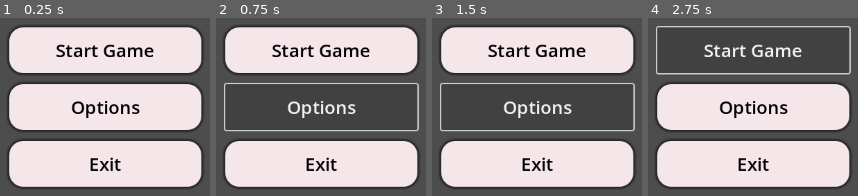
Above: before the commit, frames 1-4 (left to right).
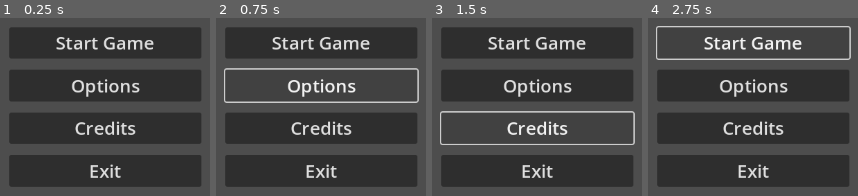
Above: after the commit, the same moments.

Repository: Gitdrasil/Gitdrasil
Game: Godot game, scene res://main_menu.tscn
Same seed, same stepped clock (60 frames per second), same inputs: the game is played once before the commit and once after it.
Inputs (mouse positions are in pixels of both pictures, inside the frame that each line leads up to):
- Up to frame 1 (0.25 s): no input
- Up to frame 2 (0.75 s): click "Options" at 0.5 s
- Up to frame 3 (1.5 s): click (537, 128) at 1.25 s, where only the run after the commit has a clickable "Credits"
- Up to frame 4 (2.75 s): click "Start Game" at 2 s

The runs differ from the first frame. In frame 1, 76% of the frame differs, in the area x 3-97%, y 4-96%; in frame 2, 56%; in frame 3, 57%; in frame 4, 58%.

Commit message:
right before trying built in script

Diff:
--- a/prat/new-game-project/main_menu.tscn
+++ b/prat/new-game-project/main_menu.tscn
@@ -1,12 +1,4 @@
-[gd_scene load_steps=2 format=3 uid="uid://cw37svrh6rmfx"]
-
-[sub_resource type="StyleBoxFlat" id="StyleBoxFlat_a00og"]
-bg_color = Color(0.961654, 0.900738, 0.916336, 1)
-corner_radius_top_left = 20
-corner_radius_top_right = 20
-corner_radius_bottom_right = 20
-corner_radius_bottom_left = 20
-shadow_size = 5
+[gd_scene format=3 uid="uid://cw37svrh6rmfx"]
 
 [node name="MainMenu" type="Control"]
 layout_mode = 3
@@ -35,29 +27,29 @@
 grow_vertical = 2
 theme_override_constants/separation = 16
 
-[node name="Button" type="Button" parent="VBoxContainer"]
+[node name="MainStart" type="Button" parent="VBoxContainer"]
 layout_mode = 2
 size_flags_vertical = 3
-theme_override_colors/font_color = Color(0, 0, 0, 1)
 theme_override_constants/h_separation = 0
 theme_override_font_sizes/font_size = 26
-theme_override_styles/normal = SubResource("StyleBoxFlat_a00og")
 text = "Start Game"
 
-[node name="Button2" type="Button" parent="VBoxContainer"]
+[node name="Options" type="Button" parent="VBoxContainer"]
 layout_mode = 2
 size_flags_vertical = 3
-theme_override_colors/font_color = Color(0, 0, 0, 1)
 theme_override_constants/h_separation = 0
 theme_override_font_sizes/font_size = 26
-theme_override_styles/normal = SubResource("StyleBoxFlat_a00og")
 text = "Options"
 
-[node name="Button3" type="Button" parent="VBoxContainer"]
+[node name="Credits" type="Button" parent="VBoxContainer"]
 layout_mode = 2
 size_flags_vertical = 3
-theme_override_colors/font_color = Color(0, 0, 0, 1)
+theme_override_font_sizes/font_size = 26
+text = "Credits"
+
+[node name="MainExit" type="Button" parent="VBoxContainer"]
+layout_mode = 2
+size_flags_vertical = 3
 theme_override_constants/h_separation = 0
 theme_override_font_sizes/font_size = 26
-theme_override_styles/normal = SubResource("StyleBoxFlat_a00og")
 text = "Exit"
